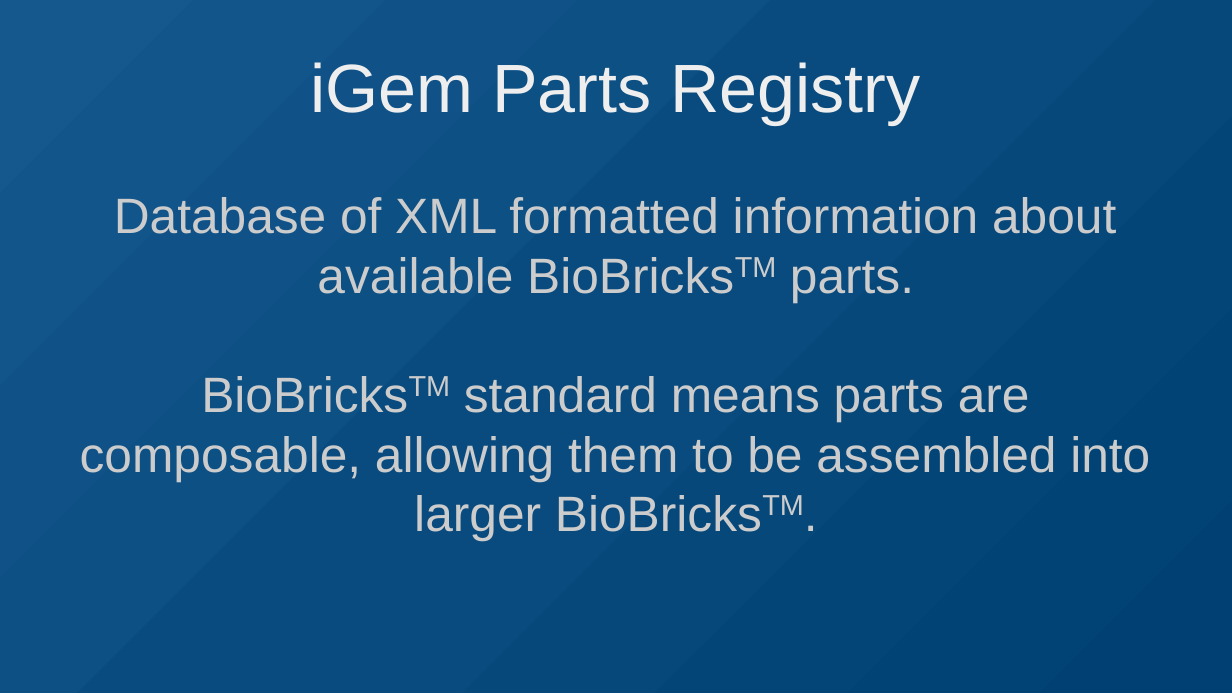
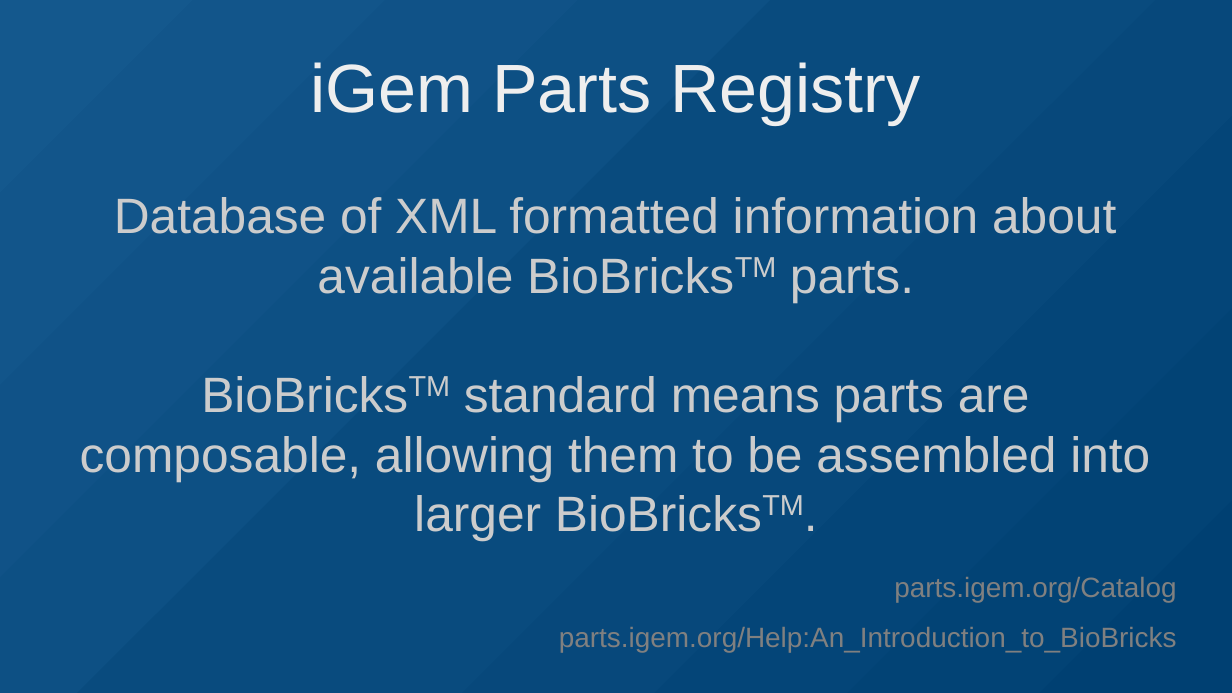
Before and after one commit to who-knows-who/synbio, a slide deck: slide 13 of presentation.odp. Drawn at 1232x693 pixels with LibreOffice and Linux fonts; fonts in the diff are those of the drawing. Boxes give left, top, right and bottom in pixels: in the first picture for what was removed or moved away, otherwise in the second. Text is boxed around its words. In the diff, an @@ line names an element or a change of style, - is before the commit and + after.

```diff
--- a/presentation.odp
+++ b/presentation.odp
@@ text added at [559, 577, 1177, 652], 18 pt, text #808080 @@
+parts.igem.org/Catalog
+parts.igem.org/Help:An_Introduction_to_BioBricks
```
Also in this commit, not shown: 2 other slides changed, 3 slides added, 13 other files.
